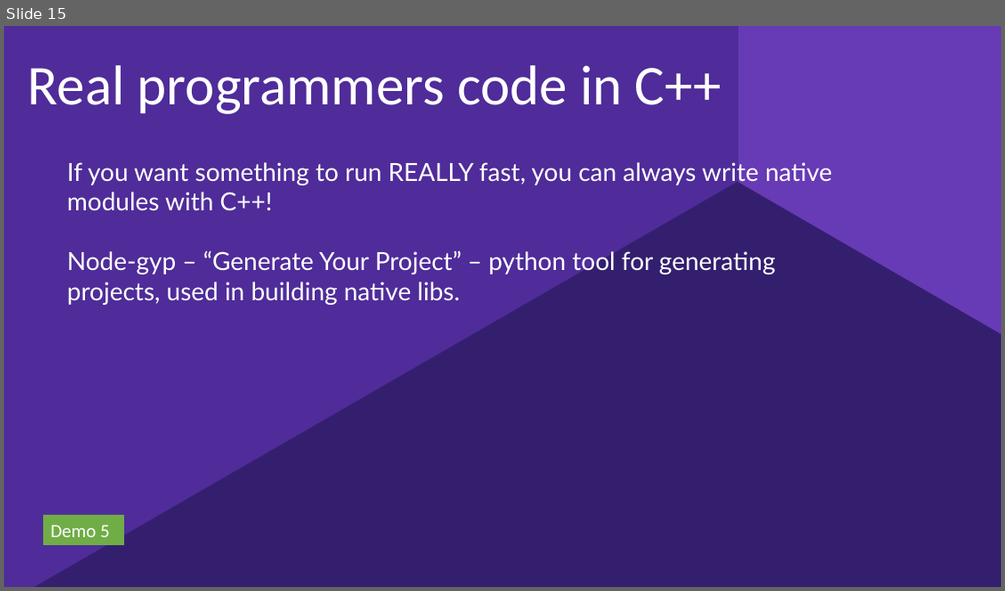
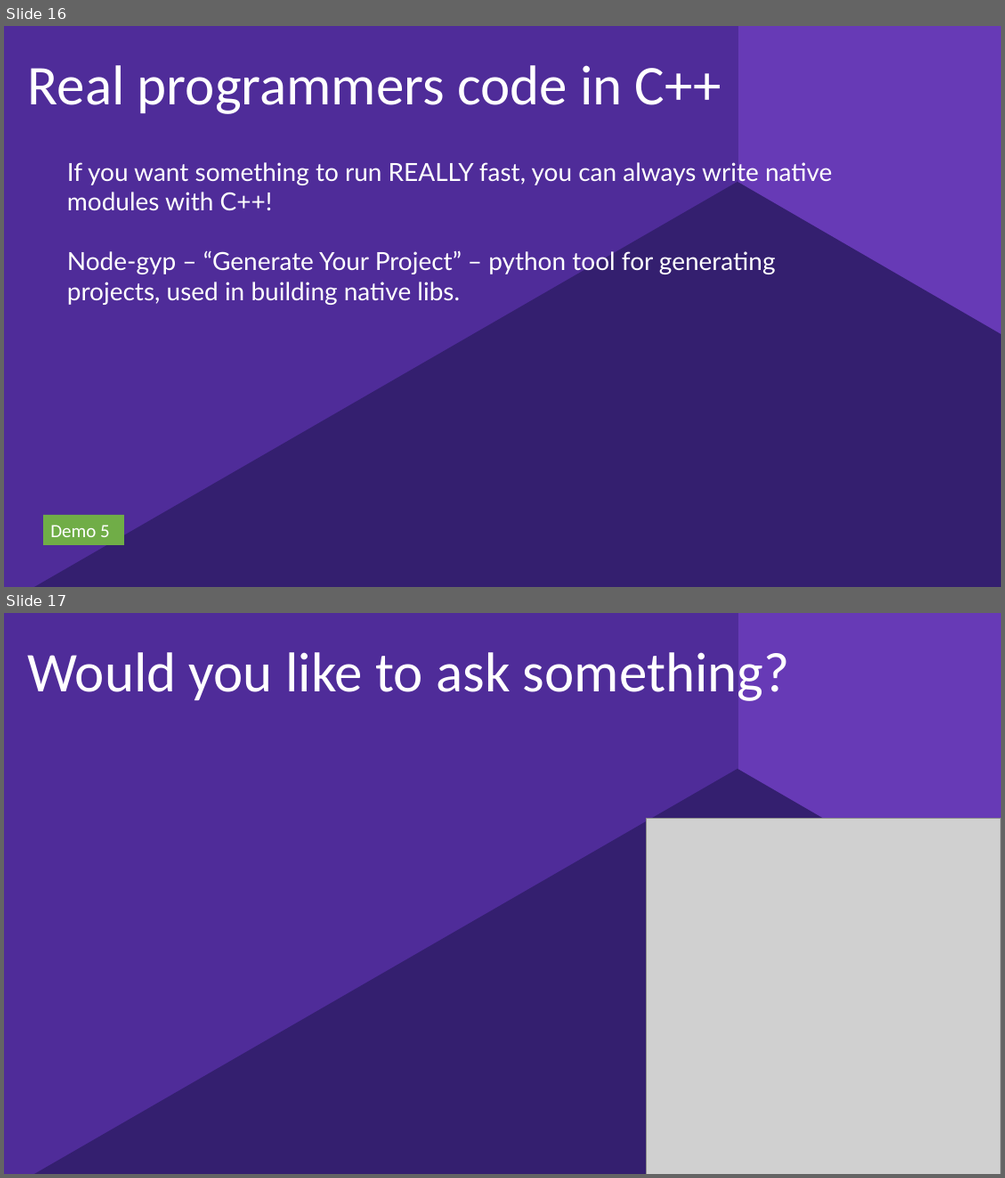
Before and after one commit to kjocevicius/nodejs-demo, a slide deck: nodejs.pptx. Shown one above the other, each under a label of ours: slide 15 before the commit, slides 16 and 17 after it. The pictures are 1005x591 and 1005x1178 pixels, drawn with LibreOffice and Linux fonts; fonts in the diff are those of the drawing; grey boxes stand for pictures; background and template pictures are left out. Boxes give left, top, right and bottom in pixels: in the first picture for what was removed or moved away, otherwise in the second. Text is boxed around its words. In the diff, an @@ line names an element or a change of style, - is before the commit and + after.

Commit message:
pptx update

```diff
--- a/nodejs.pptx
+++ b/nodejs.pptx
@@ slide 17 added at (4, 613, 1001, 1174), background #FFFFFF; not listed: 3 template elements that a slide beside it also shows @@
@@ title added at (28, 652, 789, 701), 54 pt, text #FFFFFF @@
+Would you like to ask something?
@@ picture added at (647, 818, 1001, 1174) @@
@@ what was slide 15 is now slide 16 @@
```
Also in this commit, not shown: 1 other slide added.
